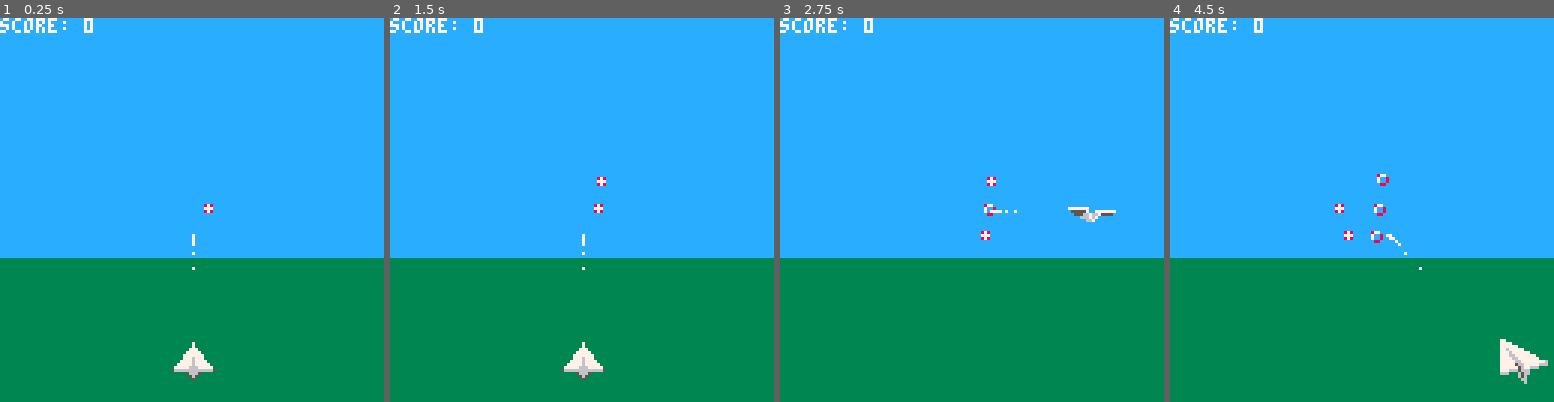
Above: before the commit, frames 1-4 (left to right).
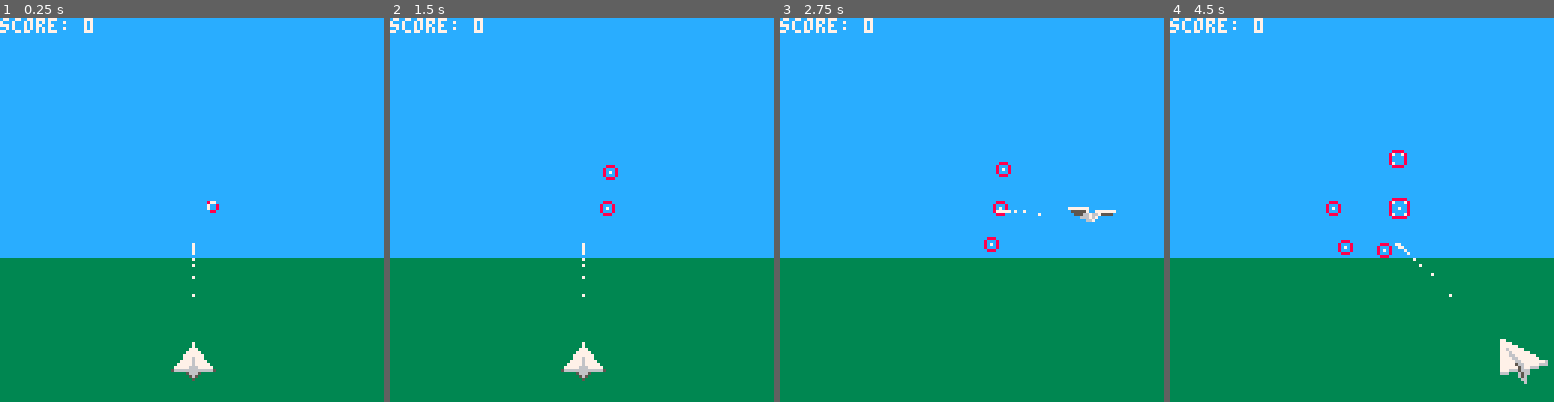
Above: after the commit, the same moments.

Repository: scottnm/avipaper.p8
Game: PICO-8 cartridge avipaper.p8
The game is run twice, just before and just after one commit, with the same random seed, the same clock (stepped at 60 frames per second) and the same inputs.
Inputs:
- Up to frame 1 (0.25 s): no input
- Up to frame 2 (1.5 s): tap X (X key) at 0.33, 1.07 s; tap O (Z key) at 0.7 s
- Up to frame 3 (2.75 s): hold Right 1.6-2.1 s; tap O (Z key) at 1.7, 2.1, 2.5 s; tap X (X key) at 1.85 s; hold Up 2.15-2.42 s; hold Right from 2.47 s (still down)
- Up to frame 4 (4.5 s): tap O (Z key) every 0.4 s from 2.9 to 4.1 s; tap X (X key) at 2.97, 4.08 s; release Right at 3.03 s; hold Left 3.08-3.58 s; hold Down 3.63-3.97 s; hold Right from 4.02 s (still down)

The runs differ from the first frame. In frame 1, 0.1% of the frame differs, in the area x 50-58%, y 47-73%; in frame 2, 0.3%; in frame 3, 0.4%; in frame 4, 0.9%, in the area x 40-74%, y 34-73%.

Commit message:
tweaking the target perspective parameters to get smoother target motion

Diff:
--- a/main.lua
+++ b/main.lua
@@ -17,9 +17,10 @@
 
 -- GLOBAL CONSTANTS
 -- the z coordinate of where the screen/near-plane lives
-c_target_spawn_z = -20
-c_eye_z = 1
+c_target_spawn_z = -50
+c_eye_z = 7
 c_pico_8_screen_size = 128
+c_target_speed = 1/4
 -- these 'perspective weights' help us fudge our perspective view so it's not as strong and reads more easily. A higher …(181 unchanged characters)…
 c_perspective_pos_weight = 0.85
 c_perspective_size_weight = 0.80
@@ -501,6 +502,15 @@
         scaled_target_size.height)         -- dh
 end
 
+function render_debug_target_centers(target)
+    local perspective_scale = calculate_perspective_scale(target.pos.z, 0, c_eye_z)
+    -- fudge the numbers here for a better perspective view. True perspective view makes the dots appear too close to the center of the screen when they start
+    -- the target's position is at its center but we need its topleft coordinate to do the sprite draw
+    local perspective_pos = apply_perspective_scale_to_screen_pos(target.pos, perspective_scale, c_perspective_pos_weight)
+
+    pset(perspective_pos.x, perspective_pos.y, 4)
+end
+
 function _init()
     -- initialize the plane's position to the center of the bottom lane
     g_plane_pos = {
@@ -542,7 +552,7 @@
     for target in all(g_targets) do
         -- N.B. we need this to be a power of 2 so that it will eventually sum
         -- to exactly 0 without any precision issues.
-        target.pos.z += (1/16)
+        target.pos.z += c_target_speed
     end
 
     -- check for any target collisions
@@ -558,6 +568,7 @@
 
     -- draw targets in perspective
     foreach(g_targets, draw_target)
+    -- foreach(g_targets, render_debug_target_centers)
 
     -- draw the plane
     draw_plane(g_plane_pos, g_plane_size, g_plane_sprites)
